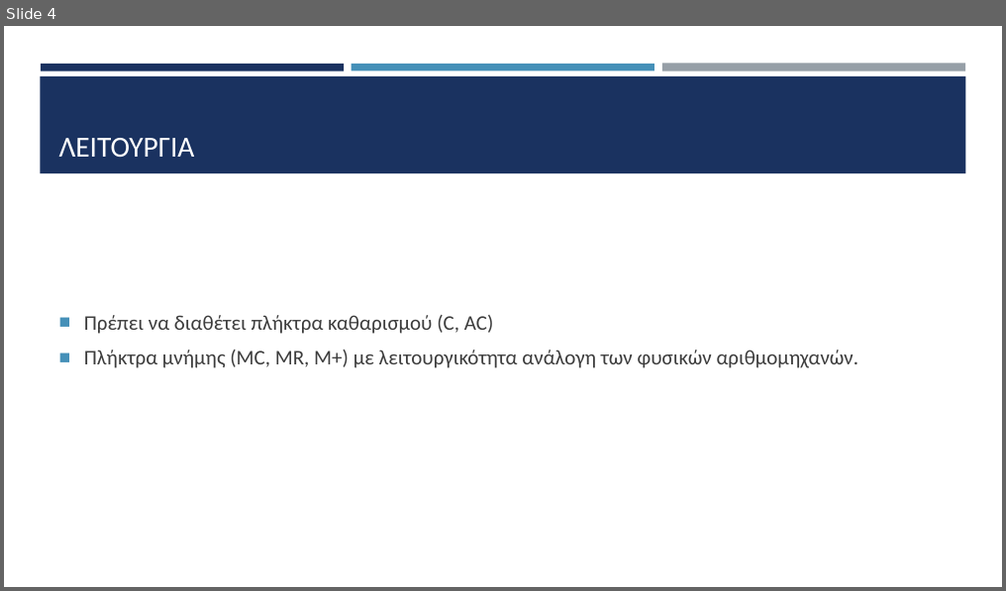
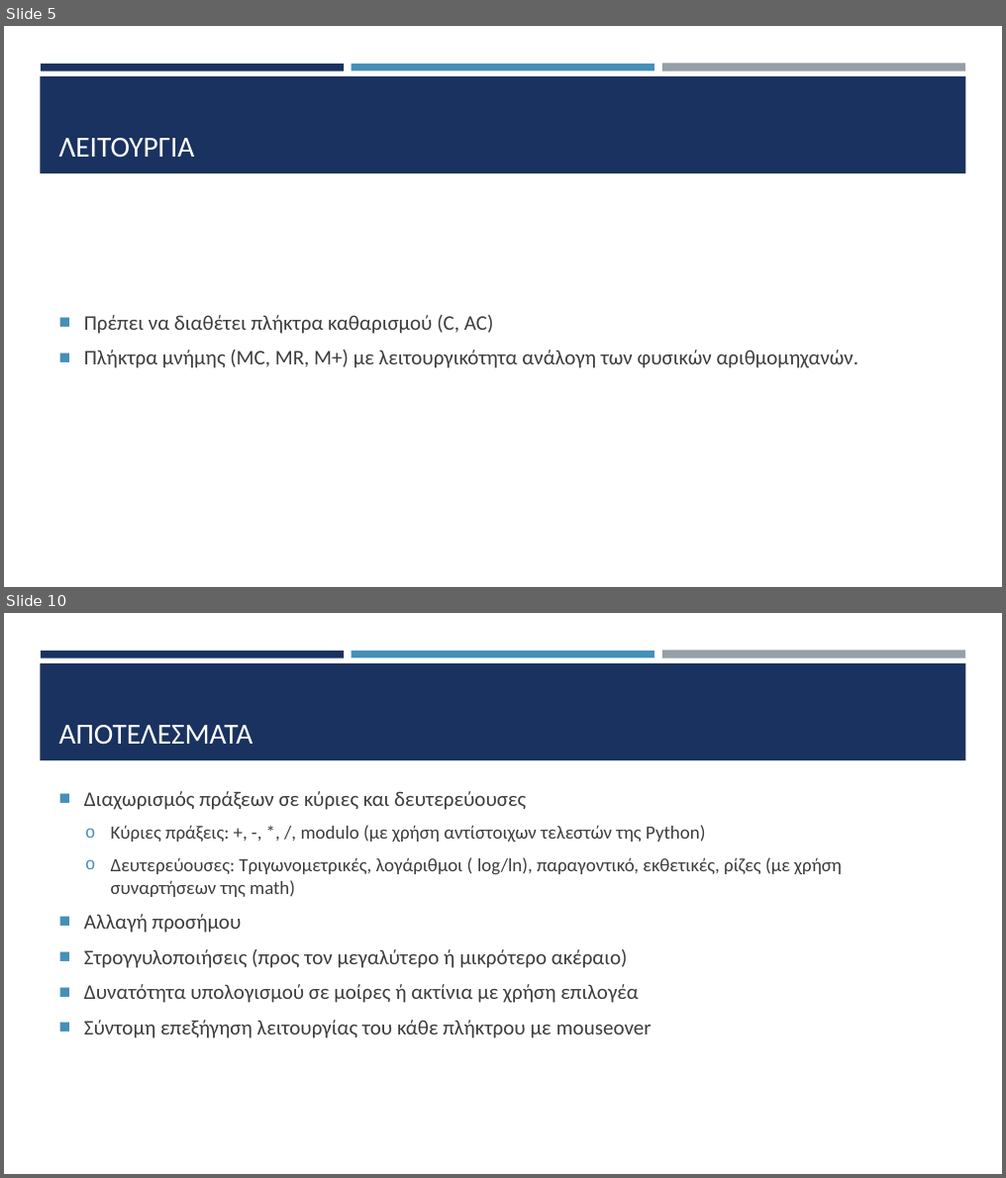
Before and after one commit to HLE47-GROUP03/Scientific_Calculator, a slide deck: sci_calc_main/documentation/Παρουσίαση.pptx. Shown one above the other, each under a label of ours: slide 4 before the commit, slides 5 and 10 after it; the slides between them are not shown. The pictures are 1006x591 and 1006x1178 pixels, drawn with LibreOffice and Linux fonts; fonts in the diff are those of the drawing. Boxes give left, top, right and bottom in pixels: in the first picture for what was removed or moved away, otherwise in the second. Text is boxed around its words. In the diff, an @@ line names an element or a change of style, - is before the commit and + after.

```diff
--- a/sci_calc_main/documentation/Παρουσίαση.pptx
+++ b/sci_calc_main/documentation/Παρουσίαση.pptx
@@ slide 10 added at [4,613,1002,1174], background #FFFFFF; not listed: 4 template elements that a slide beside it also shows @@
@@ title added at [59,725,253,745], 28 pt, text #FFFFFF @@
+ΑΠΟΤΕΛΕΣΜΑΤΑ
@@ text added at [84,791,842,1039], 20 pt, text #3D3D3D @@
+■ Διαχωρισμός πράξεων σε κύριες και δευτερεύουσες
+  o Κύριες πράξεις: +, -, *, /, modulo (με χρήση αντίστοιχων τελεστών της Python)
+  o Δευτερεύουσες: Τριγωνομετρικές, λογάριθμοι ( log/ln), παραγοντικό, εκθετικές, ρίζες (με χρήση συναρτήσεων της math)
+■ Αλλαγή προσήμου
+■ Στρογγυλοποιήσεις (προς τον μεγαλύτερο ή μικρότερο ακέραιο)
+■ Δυνατότητα υπολογισμού σε μοίρες ή ακτίνια με χρήση επιλογέα
+■ Σύντομη επεξήγηση λειτουργίας του κάθε πλήκτρου με mouseover
@@ what was slide 4 is now slide 5 @@
```
Also in this commit, not shown: 4 slides changed, 17 other slides added, 1 slide removed, 1 other file.
